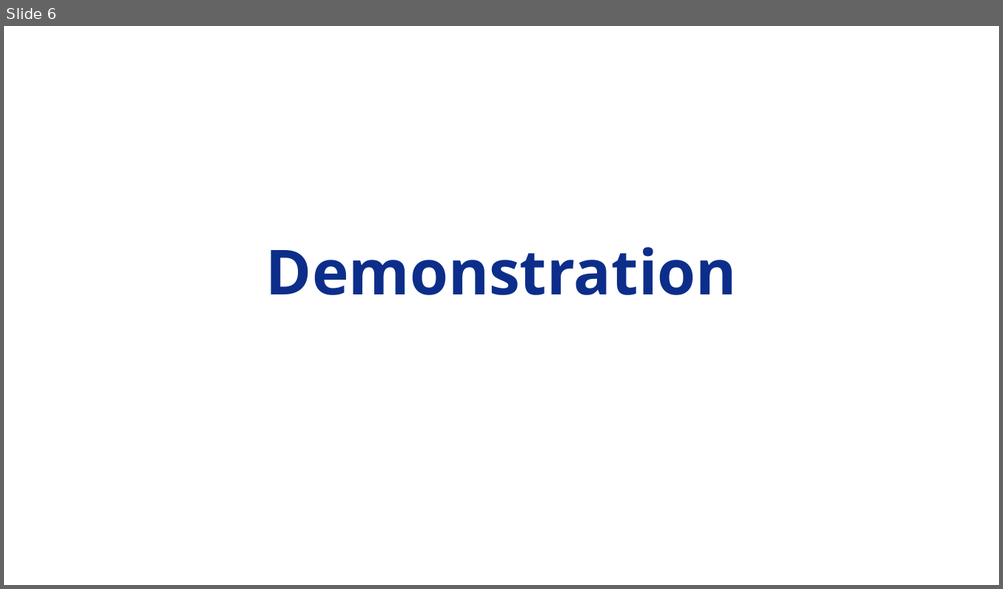
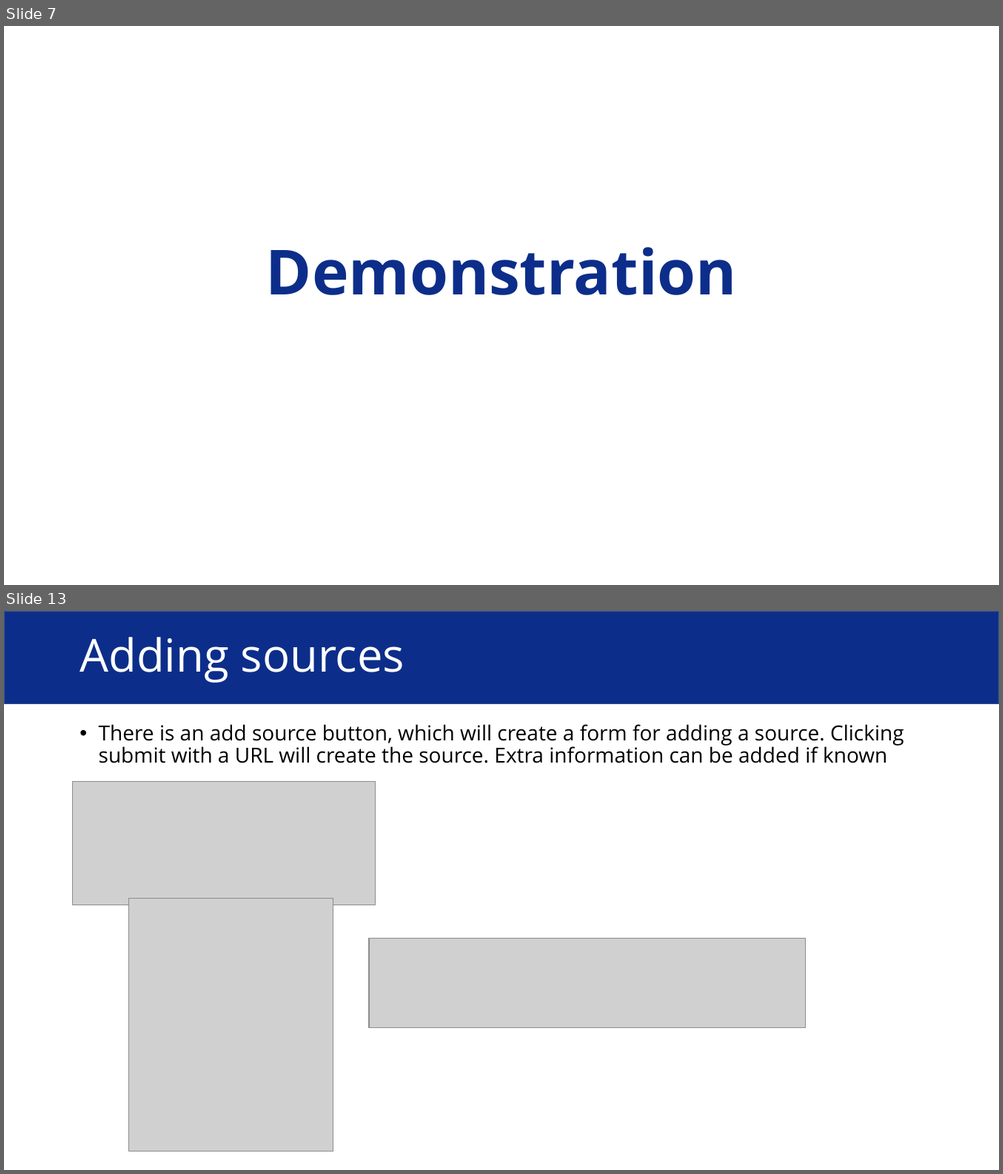
Before and after one commit to Adamanatite/nlp-global-news-monitor, a slide deck: research/Usability Testing Presentation.pptx. Shown one above the other, each under a label of ours: slide 6 before the commit, slides 7 and 13 after it; the slides between them are not shown. The pictures are 1003x589 and 1003x1174 pixels, drawn with LibreOffice and Linux fonts; fonts in the diff are those of the drawing; grey boxes stand for pictures. Boxes give left, top, right and bottom in pixels: in the first picture for what was removed or moved away, otherwise in the second. Text is boxed around its words. In the diff, an @@ line names an element or a change of style, - is before the commit and + after.

```diff
--- a/research/Usability Testing Presentation.pptx
+++ b/research/Usability Testing Presentation.pptx
@@ slide 13 added at (4, 611, 999, 1170), background #FFFFFF @@
@@ rectangle added at (4, 611, 999, 704), fill #0C2E8A, outline #325491 1 pt @@
@@ title added at (79, 637, 404, 683), 44 pt, text #FFFFFF @@
+Adding sources
@@ text added at (99, 724, 904, 763), 20 pt, text #000000 @@
+• There is an add source button, which will create a form for adding a source. Clicking submit with a URL will create the source. Extra information can be added if known
@@ picture added at (73, 781, 375, 905) @@
@@ picture added at (128, 899, 333, 1152) @@
@@ picture added at (369, 939, 805, 1028) @@
@@ what was slide 6 is now slide 7 @@
```
Also in this commit, not shown: 2 slides changed, 7 other slides added, 1 slide removed, 1 other file.
